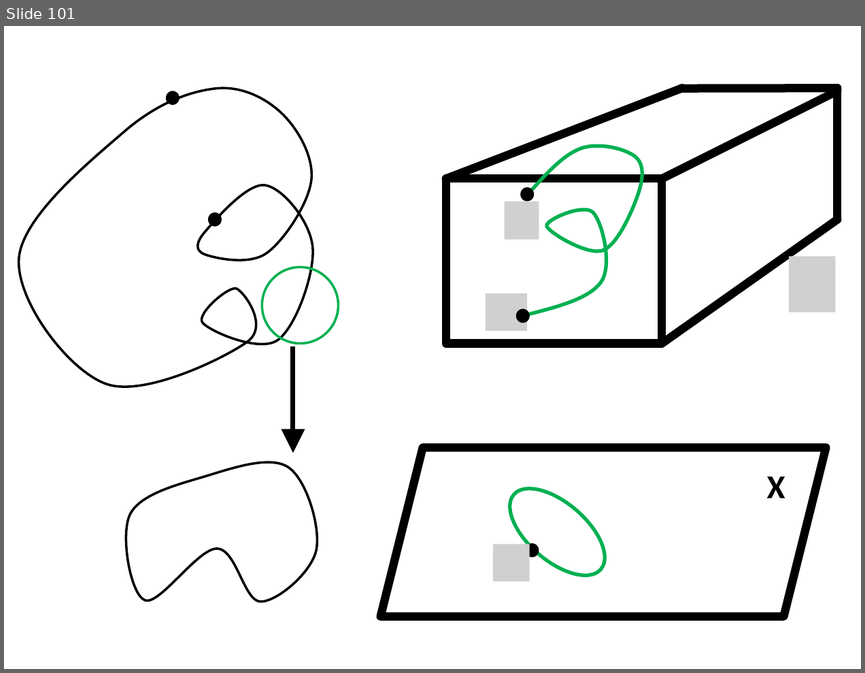
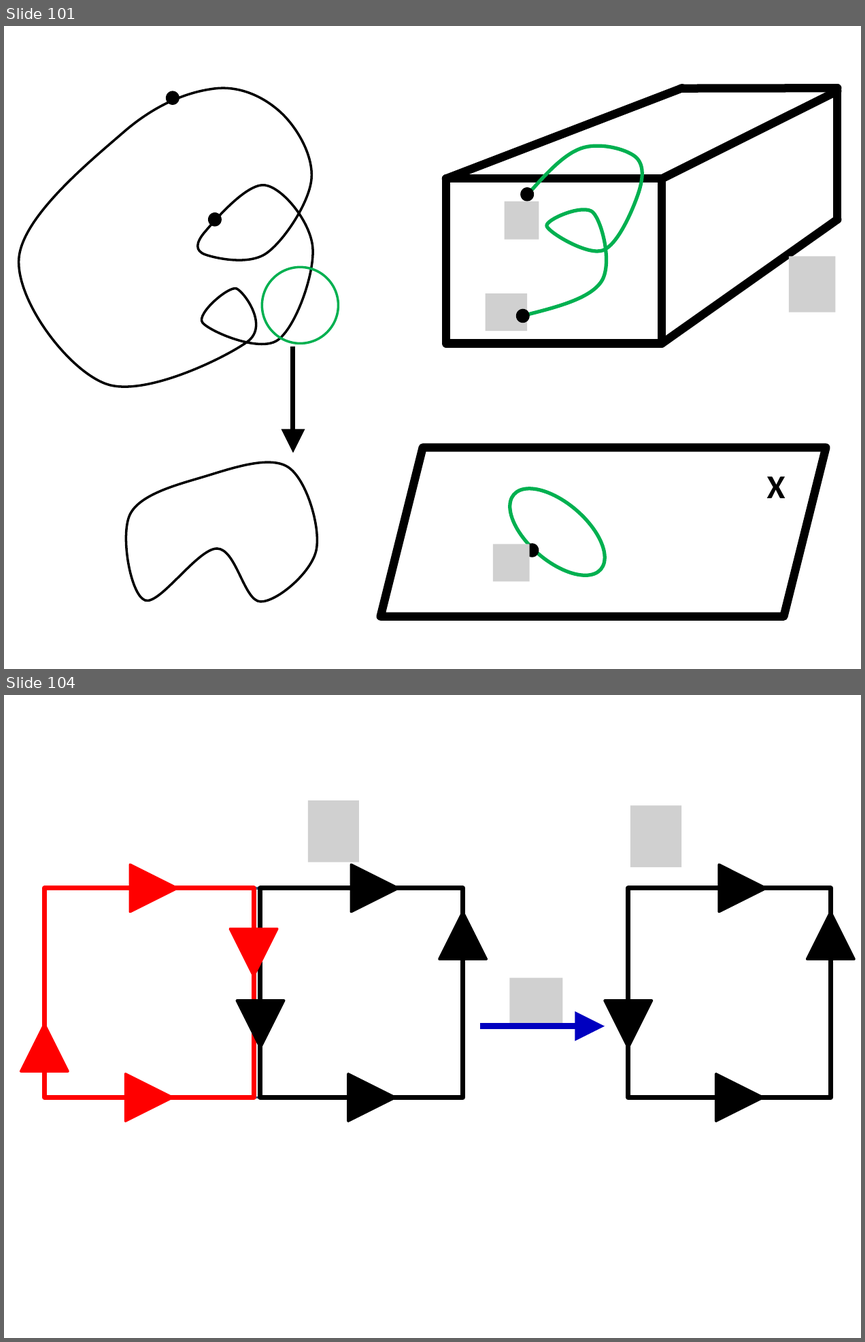
Before and after one commit to lutteropp/GeoTopo, a slide deck: images/Bilder.pptx. Shown one above the other, each under a label of ours: slide 101 before the commit, slides 101 and 104 after it; the slides between them are not shown. The pictures are 865x673 and 865x1342 pixels, drawn with LibreOffice and Linux fonts; fonts in the diff are those of the drawing; grey boxes stand for pictures. Boxes give left, top, right and bottom in pixels: in the first picture for what was removed or moved away, otherwise in the second. Text is boxed around its words. In the diff, an @@ line names an element or a change of style, - is before the commit and + after.

```diff
--- a/images/Bilder.pptx
+++ b/images/Bilder.pptx
@@ slide 104 added at (x1=4, y1=695, x2=861, y2=1338), background #FFFFFF @@
@@ picture added at (x1=308, y1=800, x2=360, y2=862) @@
@@ picture added at (x1=630, y1=806, x2=682, y2=867) @@
@@ triangle added at (x1=130, y1=864, x2=177, y2=912), fill #FF0000, outline #FF0000 2 pt @@
@@ triangle added at (x1=351, y1=864, x2=398, y2=912), fill #000000, outline #000000 2 pt @@
@@ triangle added at (x1=719, y1=864, x2=766, y2=912), fill #000000, outline #000000 2 pt @@
@@ rectangle added at (x1=44, y1=888, x2=462, y2=1097), outline #3A5F8C 2 pt @@
@@ rectangle added at (x1=44, y1=888, x2=254, y2=1097), outline #FF0000 4 pt @@
@@ rectangle added at (x1=260, y1=888, x2=462, y2=1097), outline #000000 4 pt @@
@@ rectangle added at (x1=628, y1=888, x2=830, y2=1097), outline #000000 4 pt @@
@@ triangle added at (x1=439, y1=912, x2=486, y2=959), fill #000000, outline #000000 2 pt @@
@@ triangle added at (x1=807, y1=912, x2=854, y2=959), fill #000000, outline #000000 2 pt @@
@@ triangle added at (x1=230, y1=929, x2=277, y2=976), fill #FF0000, outline #FF0000 2 pt @@
@@ picture added at (x1=509, y1=978, x2=563, y2=1025) @@
@@ triangle added at (x1=237, y1=1000, x2=284, y2=1047), fill #000000, outline #000000 2 pt @@
@@ triangle added at (x1=604, y1=1000, x2=652, y2=1047), fill #000000, outline #000000 2 pt @@
@@ triangle added at (x1=21, y1=1024, x2=68, y2=1071), fill #FF0000, outline #FF0000 2 pt @@
@@ arrow added from (481, 1025) to (604, 1025), #0000C0 5 pt @@
@@ triangle added at (x1=126, y1=1074, x2=173, y2=1121), fill #FF0000, outline #FF0000 2 pt @@
@@ triangle added at (x1=349, y1=1074, x2=396, y2=1121), fill #000000, outline #000000 2 pt @@
@@ triangle added at (x1=716, y1=1074, x2=763, y2=1121), fill #000000, outline #000000 2 pt @@
```
Also in this commit, not shown: 11 other slides added, 13 other files.
